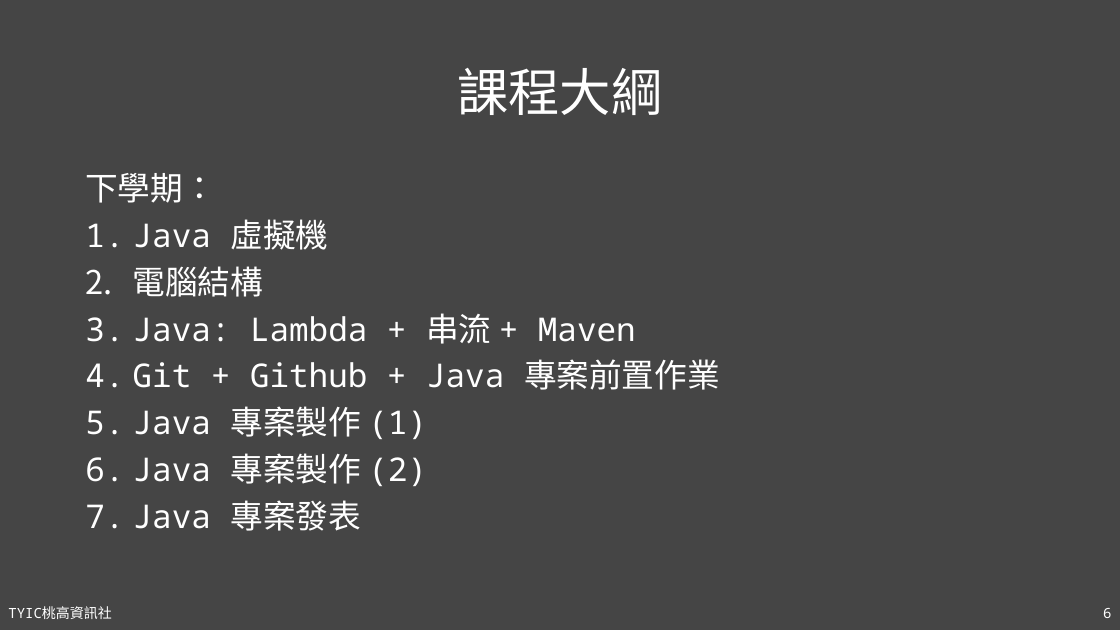
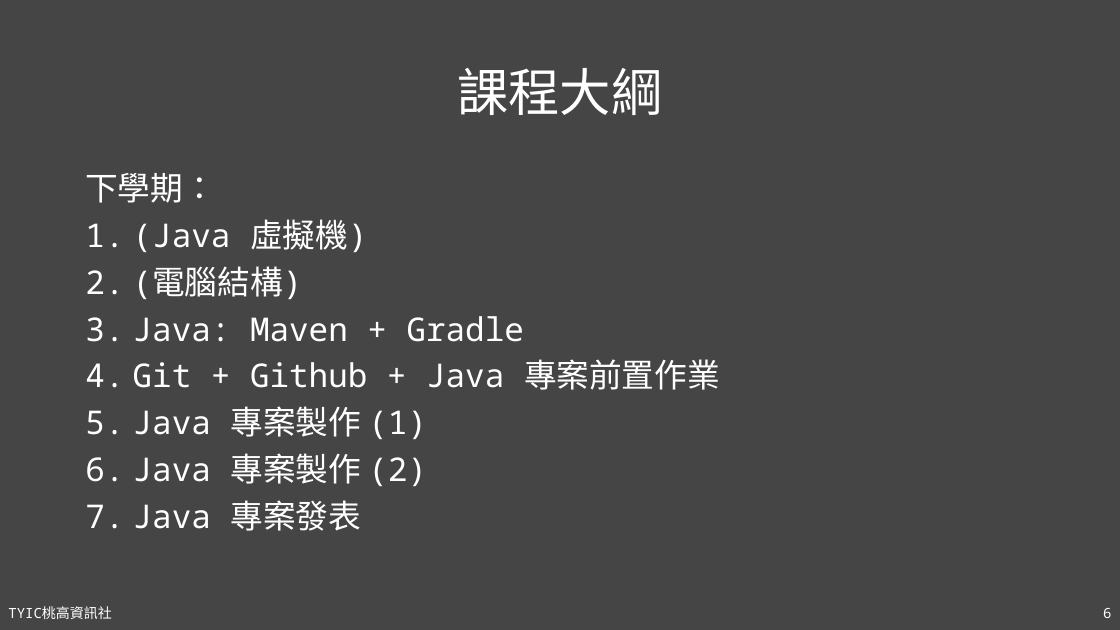
Before and after one commit to TYSHIC/slides, a slide deck: slide 6 of powerpoint/01_基本事項.pptx. Drawn at 1120x630 pixels with LibreOffice and Linux fonts; fonts in the diff are those of the drawing. Boxes give left, top, right and bottom in pixels: in the first picture for what was removed or moved away, otherwise in the second. Text is boxed around its words. In the diff, an @@ line names an element or a change of style, - is before the commit and + after.

```diff
--- a/powerpoint/01_基本事項.pptx
+++ b/powerpoint/01_基本事項.pptx
@@ text at bbox=[133, 219, 524, 342]: text changed @@
-1. Java 虛擬機
-2. 電腦結構
-3. Java: Lambda + 串流 + Maven
+1. (Java 虛擬機)
+2. (電腦結構)
+3. Java: Maven + Gradle
```
Also in this commit, not shown: 1 other slide changed, 11 other files.
